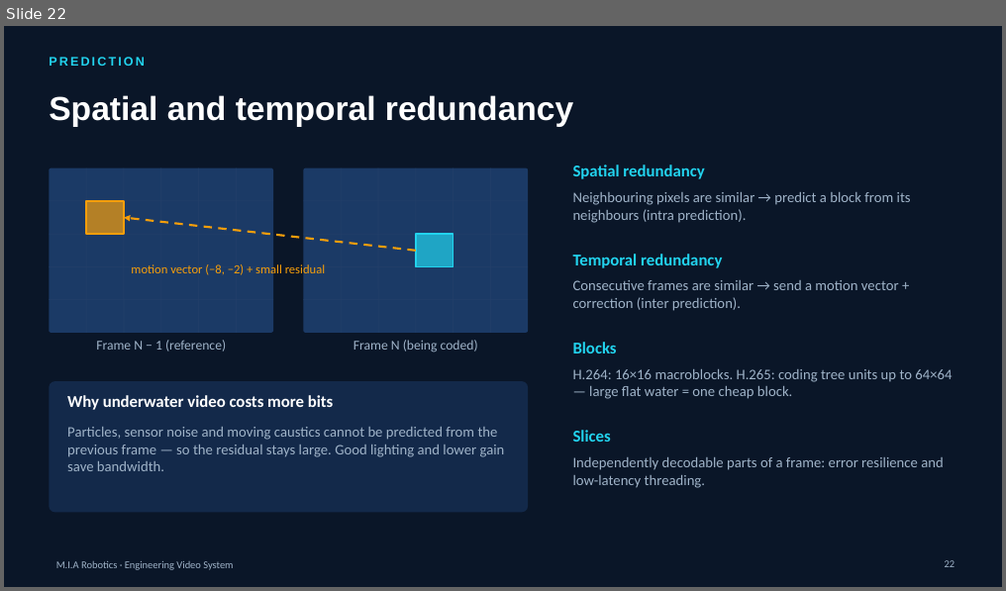
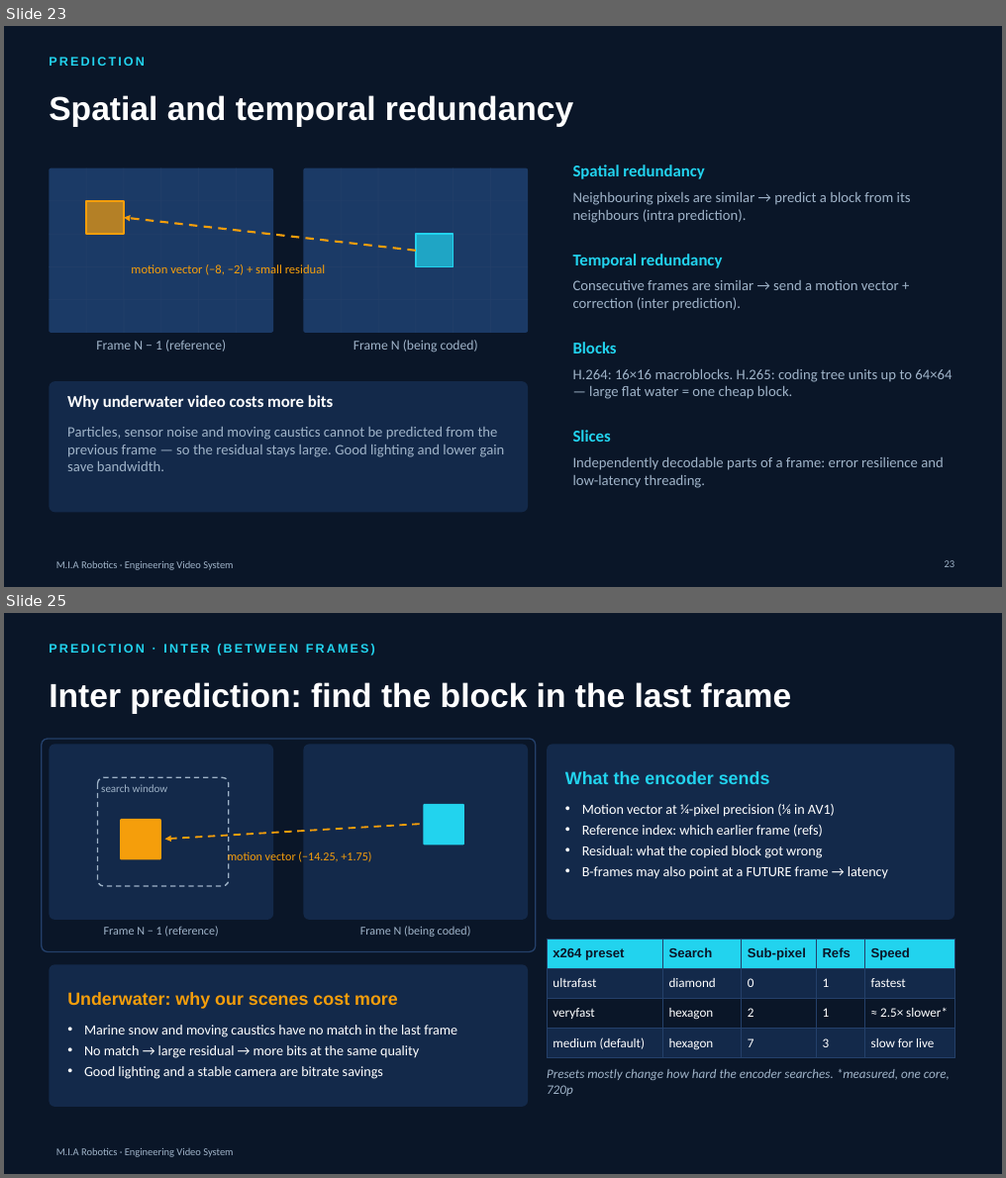
Before and after one commit to YoussefAbbas2001/video-streaming, a slide deck: presentation/MIA_Video_Streaming.pptx. Shown one above the other, each under a label of ours: slide 22 before the commit, slides 23 and 25 after it; the slides between them are not shown. The pictures are 1006x591 and 1006x1178 pixels, drawn with LibreOffice and Linux fonts; fonts in the diff are those of the drawing; background and template pictures are left out. Boxes give left, top, right and bottom in pixels: in the first picture for what was removed or moved away, otherwise in the second. Text is boxed around its words. In the diff, an @@ line names an element or a change of style, - is before the commit and + after.

```diff
--- a/presentation/MIA_Video_Streaming.pptx
+++ b/presentation/MIA_Video_Streaming.pptx
@@ slide 25 added at [4, 613, 1002, 1174], background #0A1628; not listed: 1 template element that a slide beside it also shows @@
@@ text added at [49, 644, 375, 656], 12 pt, text #22D3EE, bold @@
+PREDICTION · INTER (BETWEEN FRAMES)
@@ title added at [49, 682, 792, 714], 32 pt, text #FFFFFF, bold @@
+Inter prediction: find the block in the last frame
@@ rounded rectangle added at [42, 739, 536, 953], fill #0A1628, outline #24406A 1.25 pt @@
@@ rounded rectangle added at [49, 744, 273, 920], fill #13294A @@
@@ rounded rectangle added at [303, 744, 528, 920], fill #13294A @@
@@ rounded rectangle added at [547, 744, 954, 920], fill #13294A @@
@@ rounded rectangle added at [98, 777, 229, 886], fill #13294A, outline #9FB3C8 1.25 pt dashed @@
@@ text added at [101, 784, 167, 792], 10.5 pt, text #9FB3C8 @@
+search window
@@ text added at [565, 771, 770, 784], 17 pt, text #22D3EE, bold @@
+What the encoder sends
@@ rounded rectangle added at [120, 819, 161, 861], fill #F59E0B @@
@@ rounded rectangle added at [423, 804, 464, 845], fill #22D3EE @@
@@ text added at [582, 804, 888, 879], 13.5 pt, text #FFFFFF @@
+• Motion vector at ¼-pixel precision (⅛ in AV1)
+• Reference index: which earlier frame (refs)
+• Residual: what the copied block got wrong
+• B-frames may also point at a FUTURE frame → latency
@@ arrow added from (420, 824) to (165, 839), #F59E0B 1.75 pt dashed @@
@@ text added at [228, 851, 371, 864], 11.5 pt, text #F59E0B @@
+motion vector (−14.25, +1.75)
@@ text added at [104, 926, 218, 937], 11.5 pt, text #9FB3C8 @@
+Frame N − 1 (reference)
@@ text added at [360, 926, 471, 937], 11.5 pt, text #9FB3C8 @@
+Frame N (being coded)
@@ table added at [547, 939, 954, 1055], 4 rows, 5 columns @@
+x264 preset | Search | Sub-pixel | Refs | Speed
+ultrafast | diamond | 0 | 1 | fastest
+veryfast | hexagon | 2 | 1 | ≈ 2.5× slower*
+medium (default) | hexagon | 7 | 3 | slow for live
@@ rounded rectangle added at [49, 964, 528, 1107], fill #13294A @@
@@ text added at [67, 992, 398, 1009], 17 pt, text #F59E0B, bold @@
+Underwater: why our scenes cost more
@@ text added at [84, 1025, 457, 1079], 13.5 pt, text #FFFFFF @@
+• Marine snow and moving caustics have no match in the last frame
+• No match → large residual → more bits at the same quality
+• Good lighting and a stable camera are bitrate savings
@@ text added at [547, 1069, 949, 1096], 12.5 pt, text #9FB3C8, italic @@
+Presets mostly change how hard the encoder searches. *measured, one core, 720p
@@ what was slide 22 is now slide 23 @@
```
Also in this commit, not shown: 4 slides changed, 8 other slides added, 24 other files.
